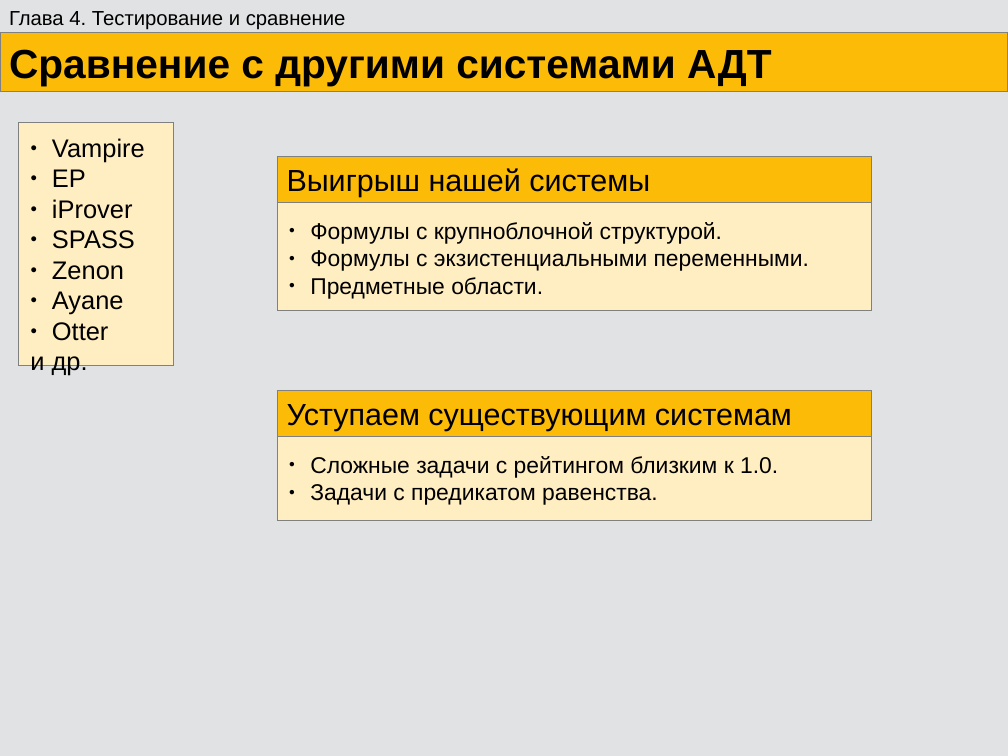
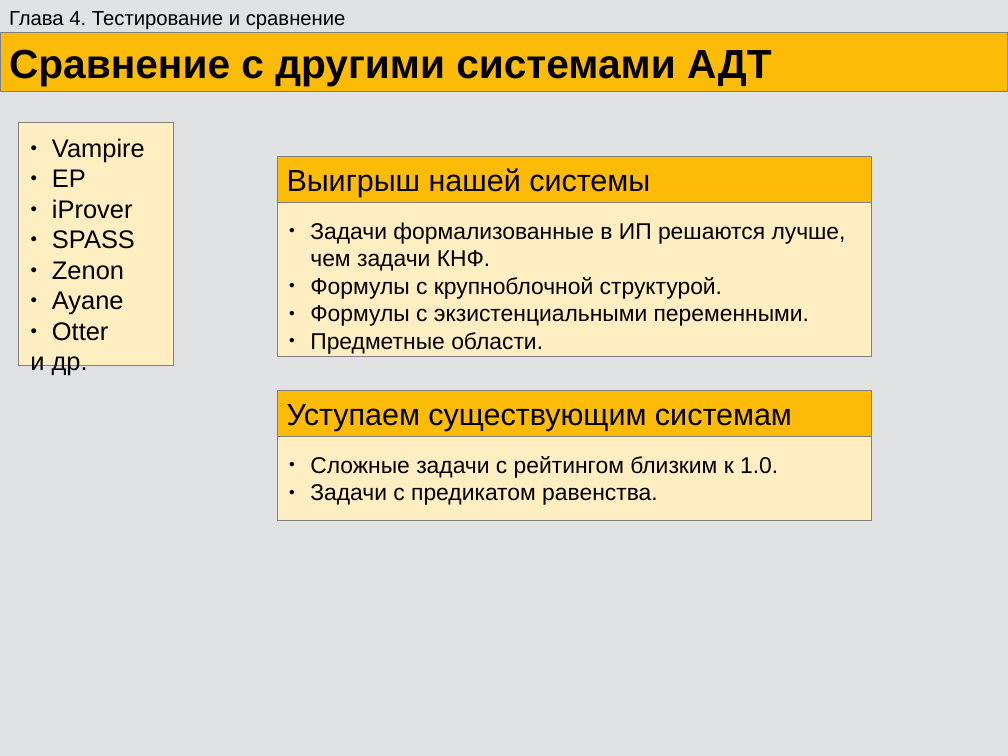
Before and after one commit to eugeneai/prisnif, a slide deck: slide 52 of brick/pres/pacman.odp (slide 49 before the commit). Drawn at 1008x756 pixels with LibreOffice and Linux fonts; fonts in the diff are those of the drawing. Boxes give left, top, right and bottom in pixels: in the first picture for what was removed or moved away, otherwise in the second. Text is boxed around its words. In the diff, an @@ line names an element or a change of style, - is before the commit and + after.

```diff
--- a/brick/pres/pacman.odp
+++ b/brick/pres/pacman.odp
@@ rectangle resized from (x1=277, y1=156, x2=872, y2=311) to (x1=277, y1=156, x2=872, y2=357) @@
@@ text at (x1=310, y1=222, x2=846, y2=271): paragraph added @@
+● Задачи формализованные в ИП решаются лучше, чем задачи КНФ.
```
Also in this commit, not shown: 18 other slides changed, 3 slides added, 13 other files.
